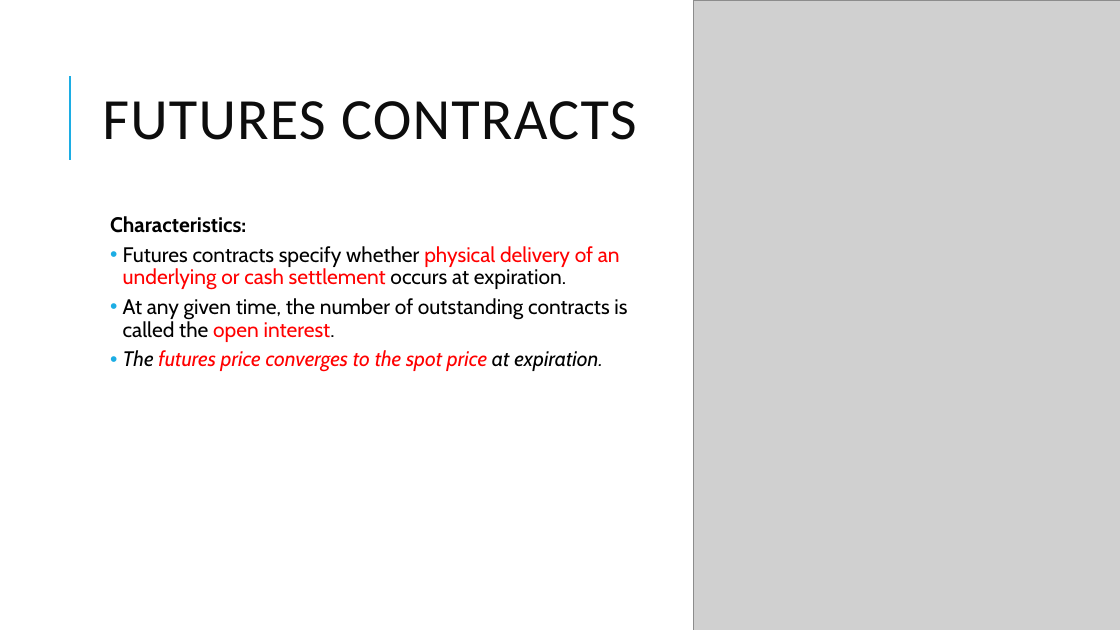
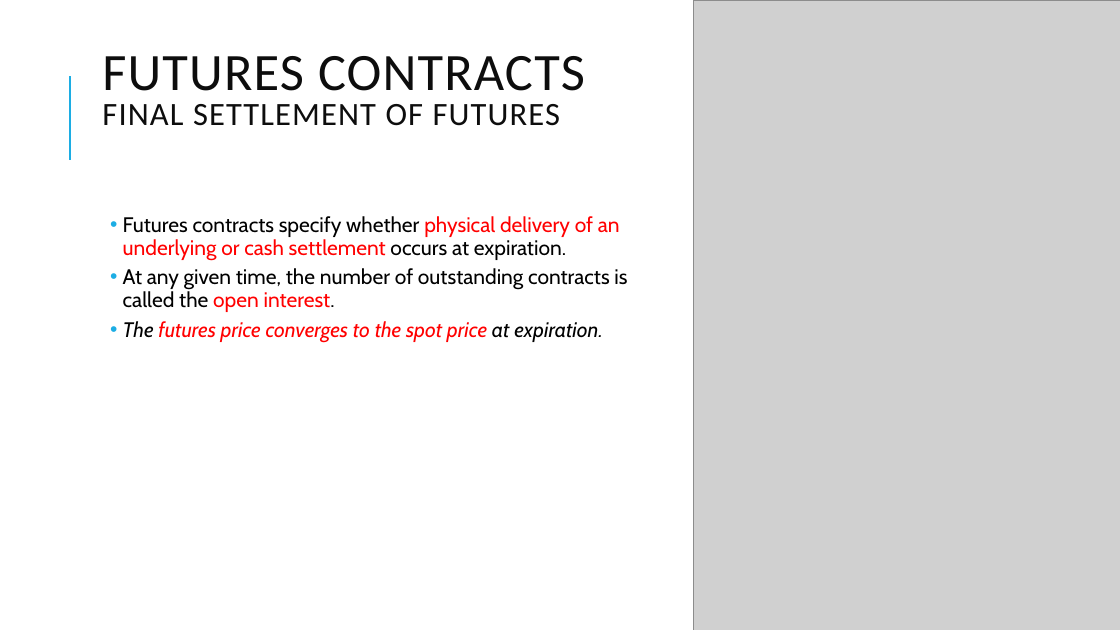
Before and after one commit to Isco0530/data, a slide deck: slide 15 of Derivatives.pptx. Drawn at 1120x630 pixels with LibreOffice and Linux fonts; fonts in the diff are those of the drawing; grey boxes stand for pictures. Boxes give left, top, right and bottom in pixels: in the first picture for what was removed or moved away, otherwise in the second. Text is boxed around its words. In the diff, an @@ line names an element or a change of style, - is before the commit and + after.

```diff
--- a/Derivatives.pptx
+++ b/Derivatives.pptx
@@ title at bbox=[102, 56, 585, 126]: text changed; size 50 to 27.9 pt @@
-FUTURES CONTRACTS
+FUTURES CONTRACTS
+FINAL SETTLEMENT OF FUTURES
@@ text at bbox=[110, 216, 246, 233]: paragraph removed @@
-  Characteristics:
```
Also in this commit, not shown: 7 other slides changed, 1 other file.
